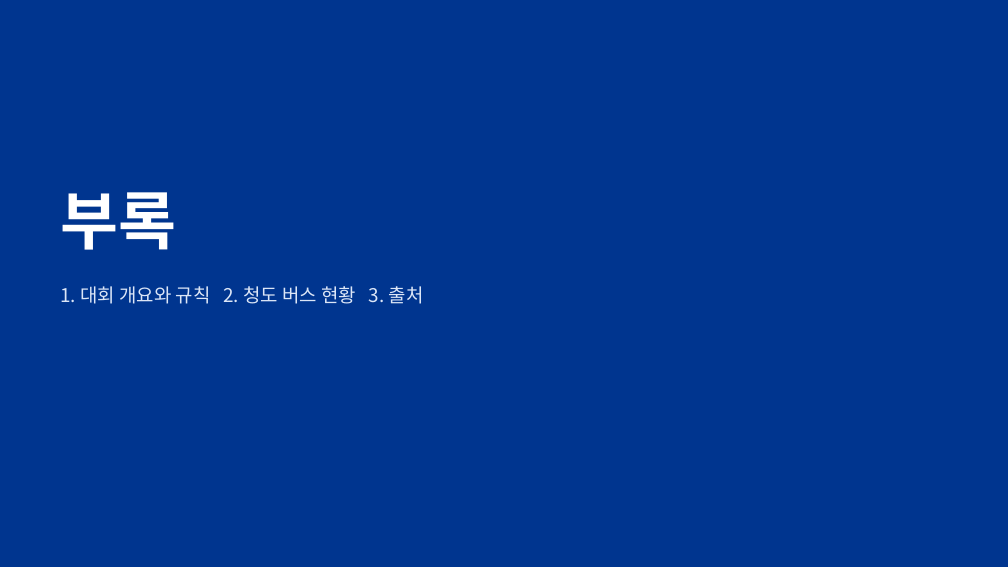
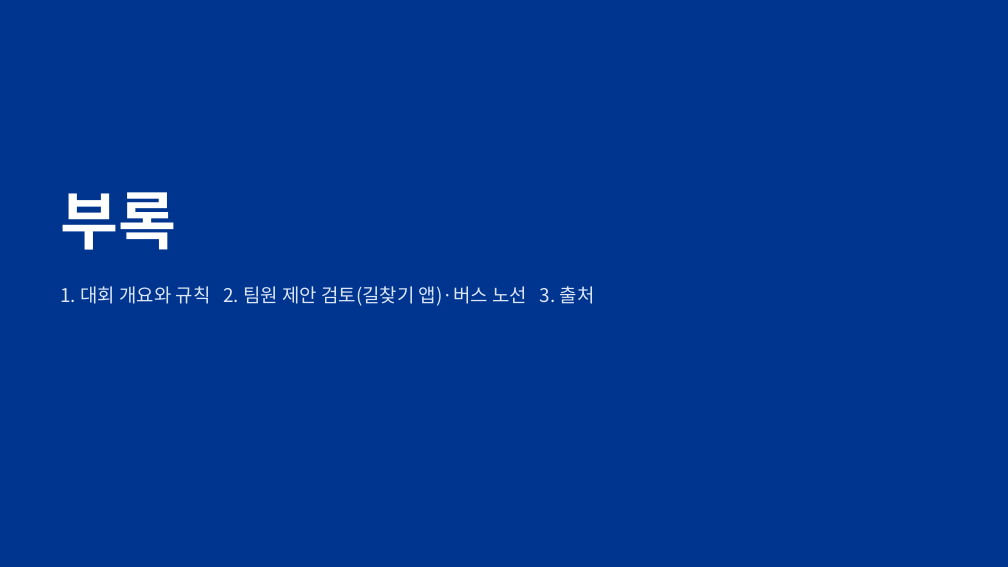
Before and after one commit to fordgril307-wq/Cheongdo_Hackathon, a slide deck: slide 19 of docs/team-brief/청도해커톤_팀브리프.pptx. Drawn at 1008x567 pixels with LibreOffice and Linux fonts; fonts in the diff are those of the drawing. Boxes give left, top, right and bottom in pixels: in the first picture for what was removed or moved away, otherwise in the second. Text is boxed around its words. In the diff, an @@ line names an element or a change of style, - is before the commit and + after.

```diff
--- a/docs/team-brief/청도해커톤_팀브리프.pptx
+++ b/docs/team-brief/청도해커톤_팀브리프.pptx
@@ text at bbox=[60, 286, 595, 306]: text changed @@
-1. 대회 개요와 규칙 2. 청도 버스 현황 3. 출처
+1. 대회 개요와 규칙 2. 팀원 제안 검토(길찾기 앱)·버스 노선 3. 출처
```
Also in this commit, not shown: 3 other slides changed, 3 other files.
